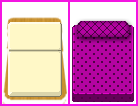
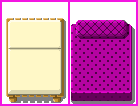
Two versions of the same layered image (138 x 106). Layer-by-layer changes:
moved "Layer 1" into group "Comfy Chair", painted on it over [76,20,129,39]
renamed "Pillow" to "Matress Shadow", painted on it over [71,21,135,104]
painted on "Mattress" over [71,24,134,102]
renamed "Rounded Rectangle 9 copy 2" to "Chair shadow", moved it above "Pad", painted on it over [2,16,68,104]
painted on "Pad" over [6,18,64,102]
